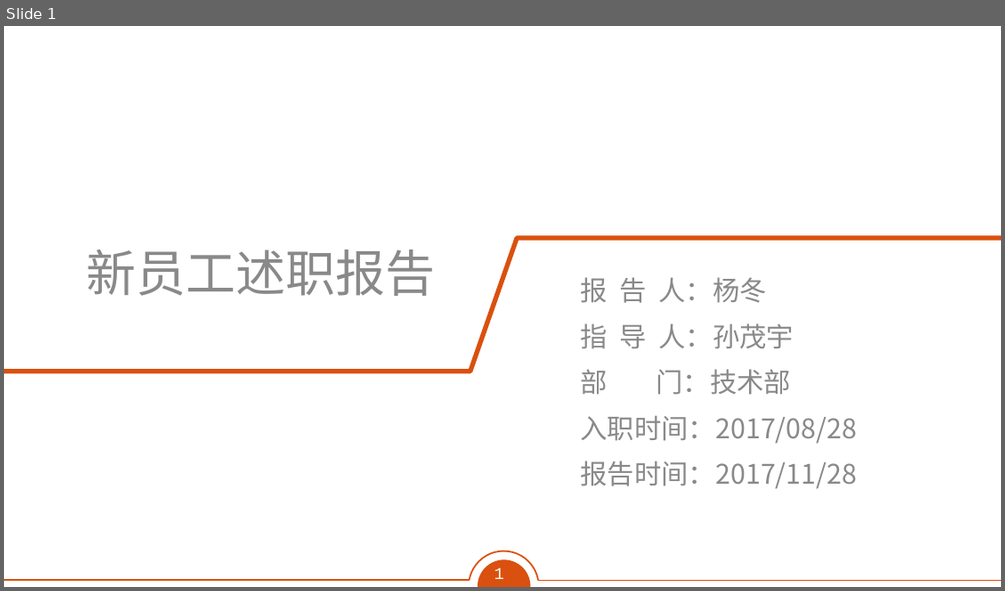
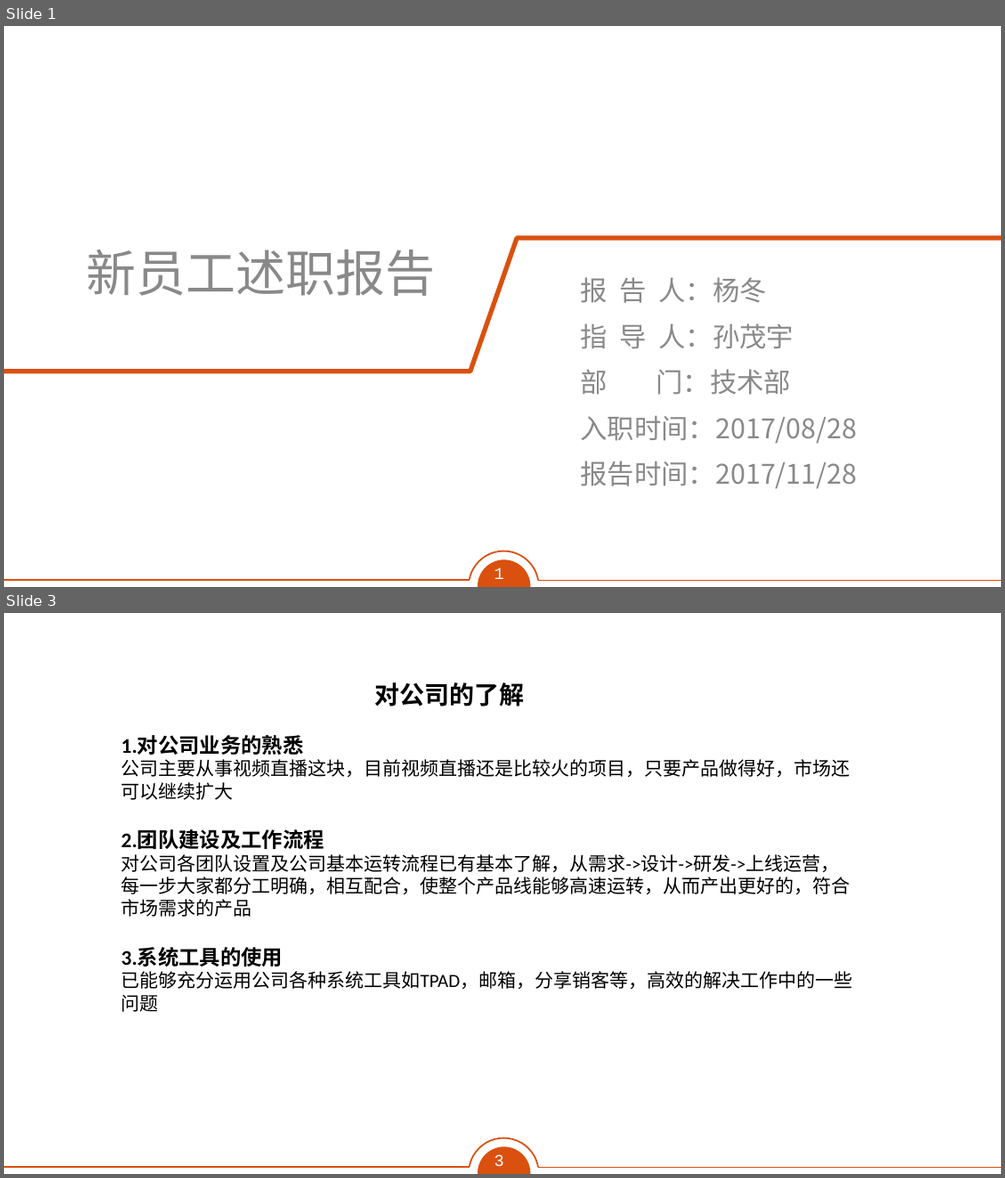
Before and after one commit to Jesse121/Study, a slide deck: 果酱-转正述职模板.pptx. Shown one above the other, each under a label of ours: slide 1 before the commit, slides 1 and 3 after it; the slides between them are not shown. The pictures are 1005x591 and 1005x1178 pixels, drawn with LibreOffice and Linux fonts; fonts in the diff are those of the drawing; background and template pictures are left out. Boxes give left, top, right and bottom in pixels: in the first picture for what was removed or moved away, otherwise in the second. Text is boxed around its words. In the diff, an @@ line names an element or a change of style, - is before the commit and + after.

```diff
--- a/果酱-转正述职模板.pptx
+++ b/果酱-转正述职模板.pptx
@@ slide 3 added at (4, 613, 1001, 1174), background #FFFFFF; not listed: 5 template elements that a slide beside it also shows @@
@@ text added at (374, 682, 524, 706), 24 pt, text #000000, bold @@
+对公司的了解
@@ text added at (121, 735, 853, 1012), 18 pt, text #000000 @@
+1.对公司业务的熟悉
+公司主要从事视频直播这块，目前视频直播还是比较火的项目，只要产品做得好，市场还可以继续扩大
+2.团队建设及工作流程
+对公司各团队设置及公司基本运转流程已有基本了解，从需求->设计->研发->上线运营，每一步大家都分工明确，相互配合，使整个产品线能够高速运转，从而产出更好的，符合市场需求的产品
+3.系统工具的使用
+已能够充分运用公司各种系统工具如TPAD，邮箱，分享销客等，高效的解决工作中的一些问题
```
Also in this commit, not shown: 5 other slides added, 5 slides removed, 3 other files.
